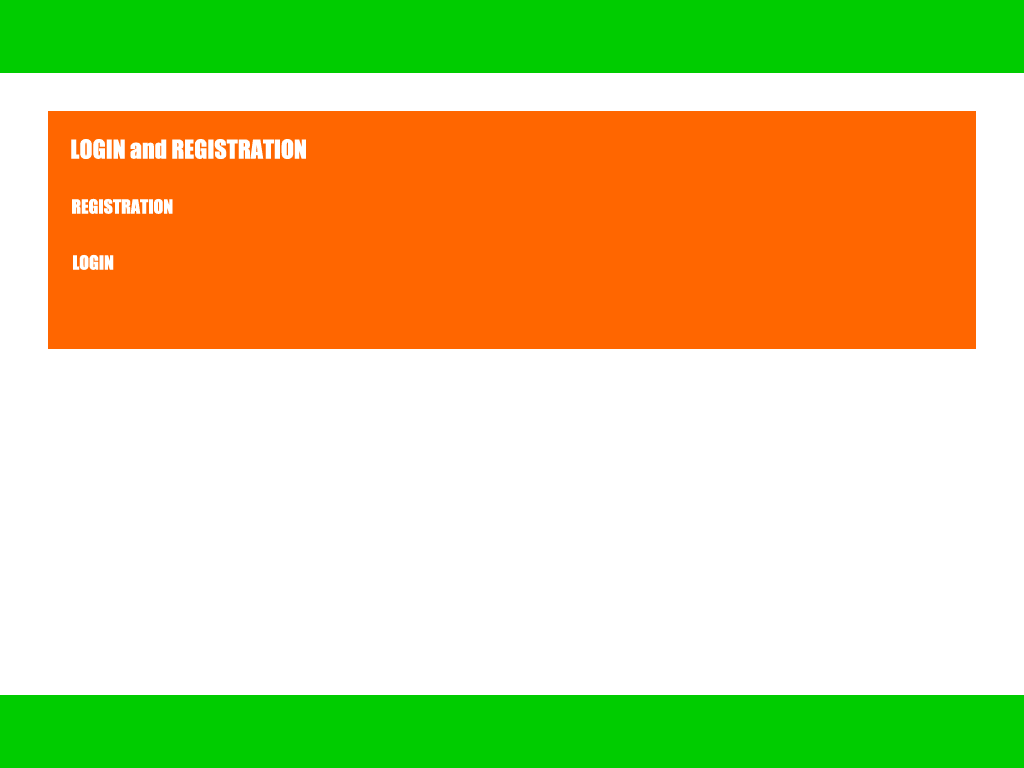
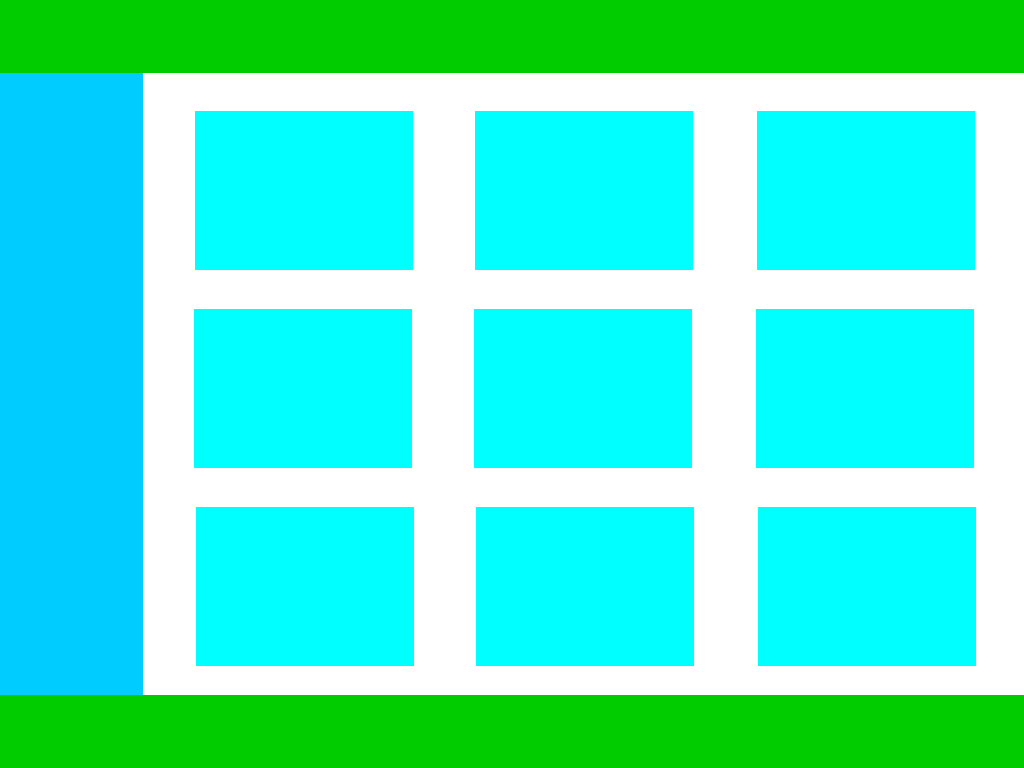
The second 1024 × 768 image is a revision of the first. Changes to its layers:
added group "mmj_review & cbd_review" with 5 layers above "login" over box(0, 73, 976, 695)
added layer "Layer 8 copy 2" in group "mmj_review & cbd_review" over box(194, 309, 974, 468)
added layer "Layer 8 copy" in group "mmj_review & cbd_review" over box(196, 507, 976, 666)
added layer "Layer 8" in group "mmj_review & cbd_review" over box(195, 111, 975, 270)
added layer "left_nav" in group "mmj_review & cbd_review" over box(0, 73, 143, 695)
renamed "Group 1" to "login", hid the group it (4 layers) over box(48, 111, 976, 349)
